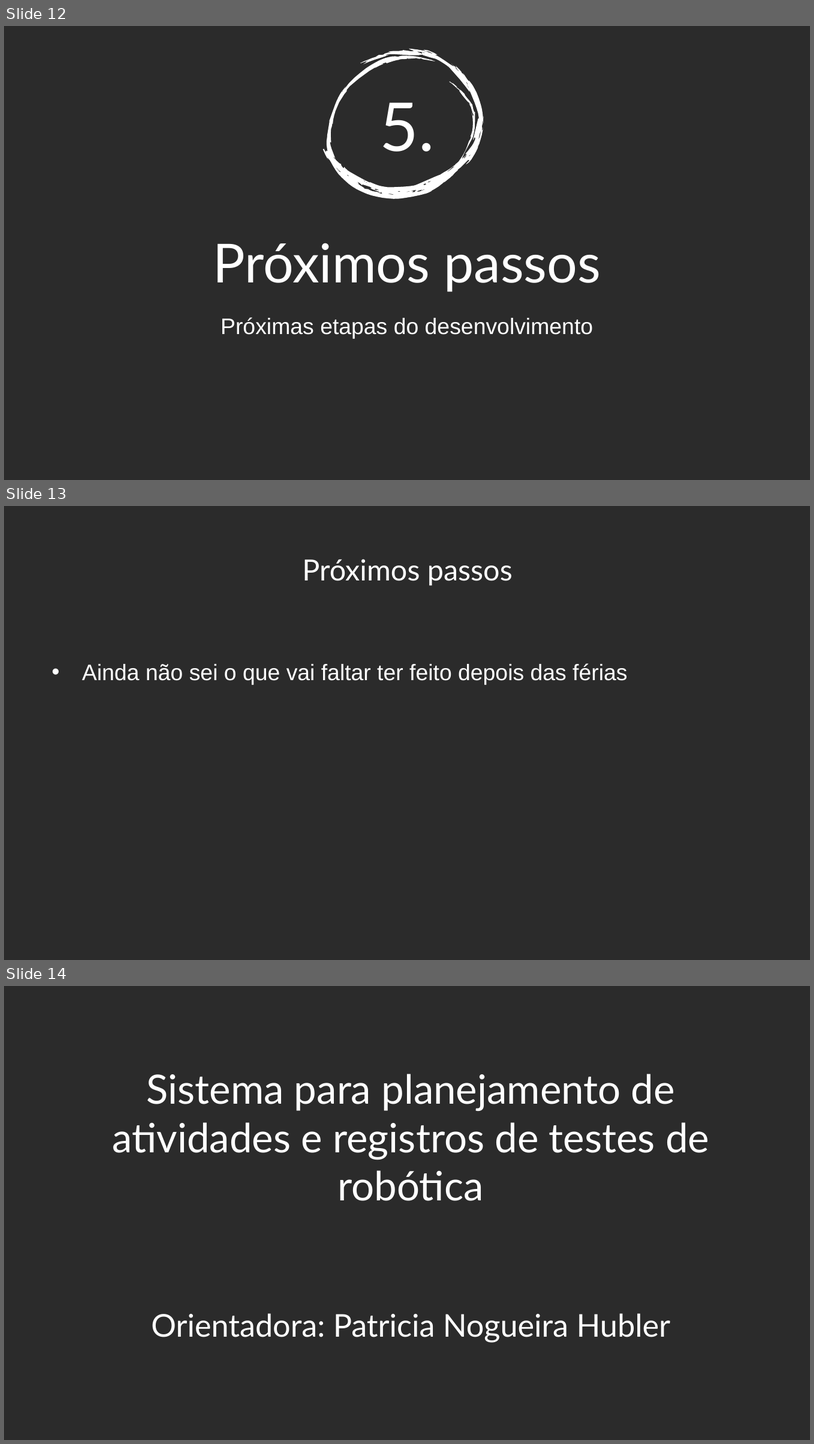
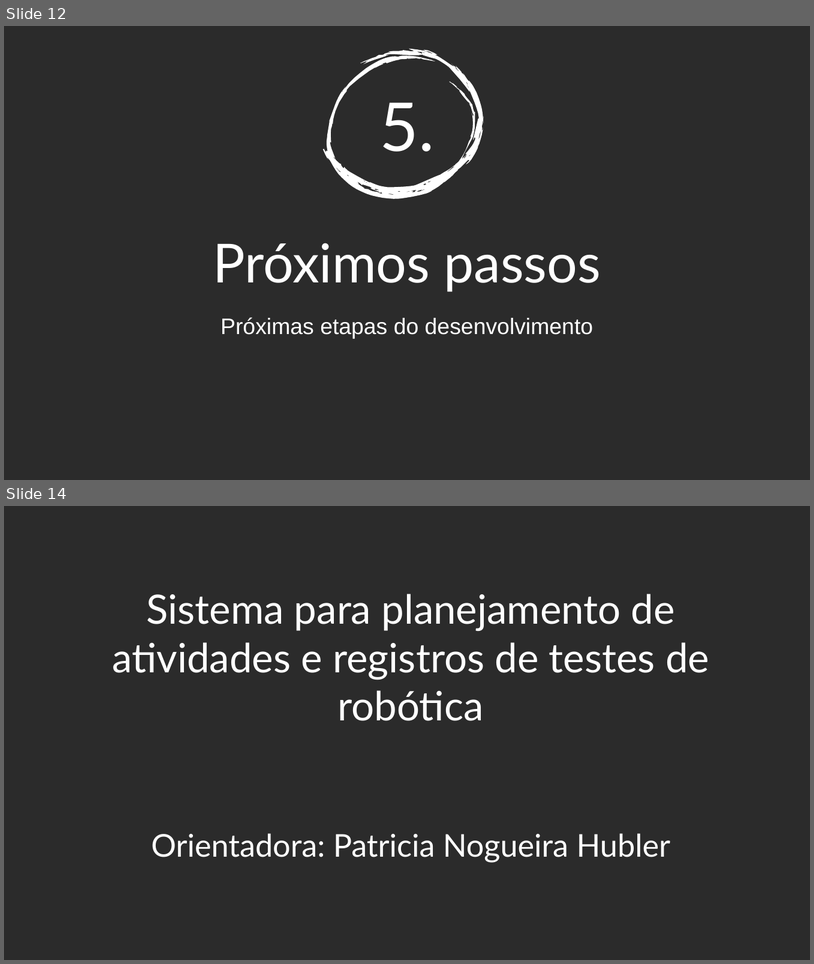
Before and after one commit to leoalopes/tccCodeIgniter, a slide deck: SeminarioAndamento.pptx. Shown one above the other, each under a label of ours: slides 12, 13 and 14 before the commit, slides 12 and 14 after it; the slides between them are not shown. The pictures are 814x1444 and 814x964 pixels, drawn with LibreOffice and Linux fonts; fonts in the diff are those of the drawing; background and template pictures are left out; a plain dark background stands for a picture behind light text. Boxes give left, top, right and bottom in pixels: in the first picture for what was removed or moved away, otherwise in the second. Text is boxed around its words. In the diff, an @@ line names an element or a change of style, - is before the commit and + after.

```diff
--- a/SeminarioAndamento.pptx
+++ b/SeminarioAndamento.pptx
@@ slide 13 removed at [4,506,810,960], background picture (left out) @@
@@ title removed at [302,559,513,586] @@
-Próximos passos
@@ text removed at [82,663,627,685] @@
-                • Ainda não sei o que vai faltar ter feito depois das férias
```
Also in this commit, not shown: 5 slides changed, 1 slide added, 2 other files.
